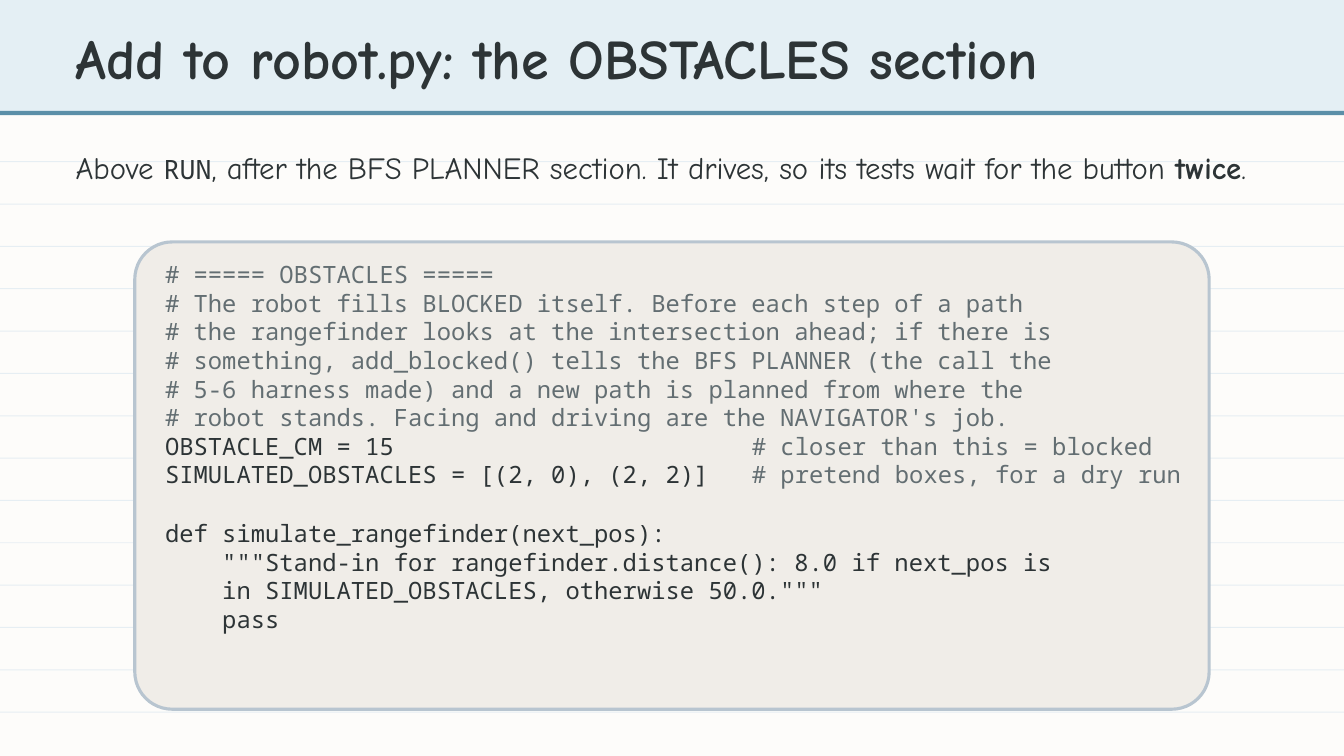
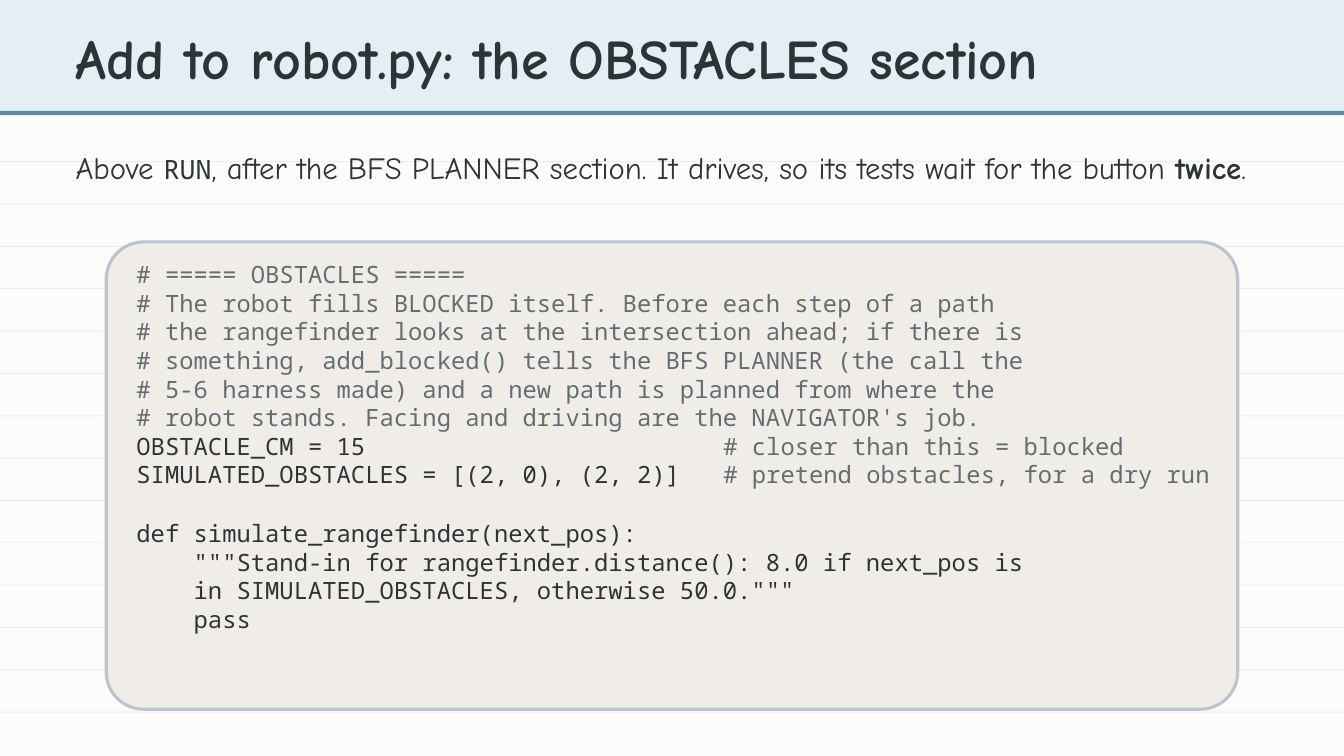
Before and after one commit to bradamiller/LearningPython, a slide deck: slide 10 of static/slides/module-05-pathfinding/module-5-lesson-07-obstacle-detection.pptx. Drawn at 1344x756 pixels with LibreOffice and Linux fonts; fonts in the diff are those of the drawing. Boxes give left, top, right and bottom in pixels: in the first picture for what was removed or moved away, otherwise in the second. Text is boxed around its words. In the diff, an @@ line names an element or a change of style, - is before the commit and + after.

```diff
--- a/static/slides/module-05-pathfinding/module-5-lesson-07-obstacle-detection.pptx
+++ b/static/slides/module-05-pathfinding/module-5-lesson-07-obstacle-detection.pptx
@@ rounded rectangle resized from (x1=135, y1=242, x2=1210, y2=710) to (x1=106, y1=242, x2=1237, y2=710) @@
@@ text "# ===== OBSTACLES =====" moved from (x1=165, y1=266, x2=1181, y2=634) to (x1=136, y1=266, x2=1210, y2=634) @@
@@ text at (x1=136, y1=465, x2=1210, y2=489): text changed @@
-SIMULATED_OBSTACLES = [(2, 0), (2, 2)] # pretend boxes, for a dry run
+SIMULATED_OBSTACLES = [(2, 0), (2, 2)] # pretend obstacles, for a dry run
```
Also in this commit, not shown: 9 other slides changed, 11 other files.
